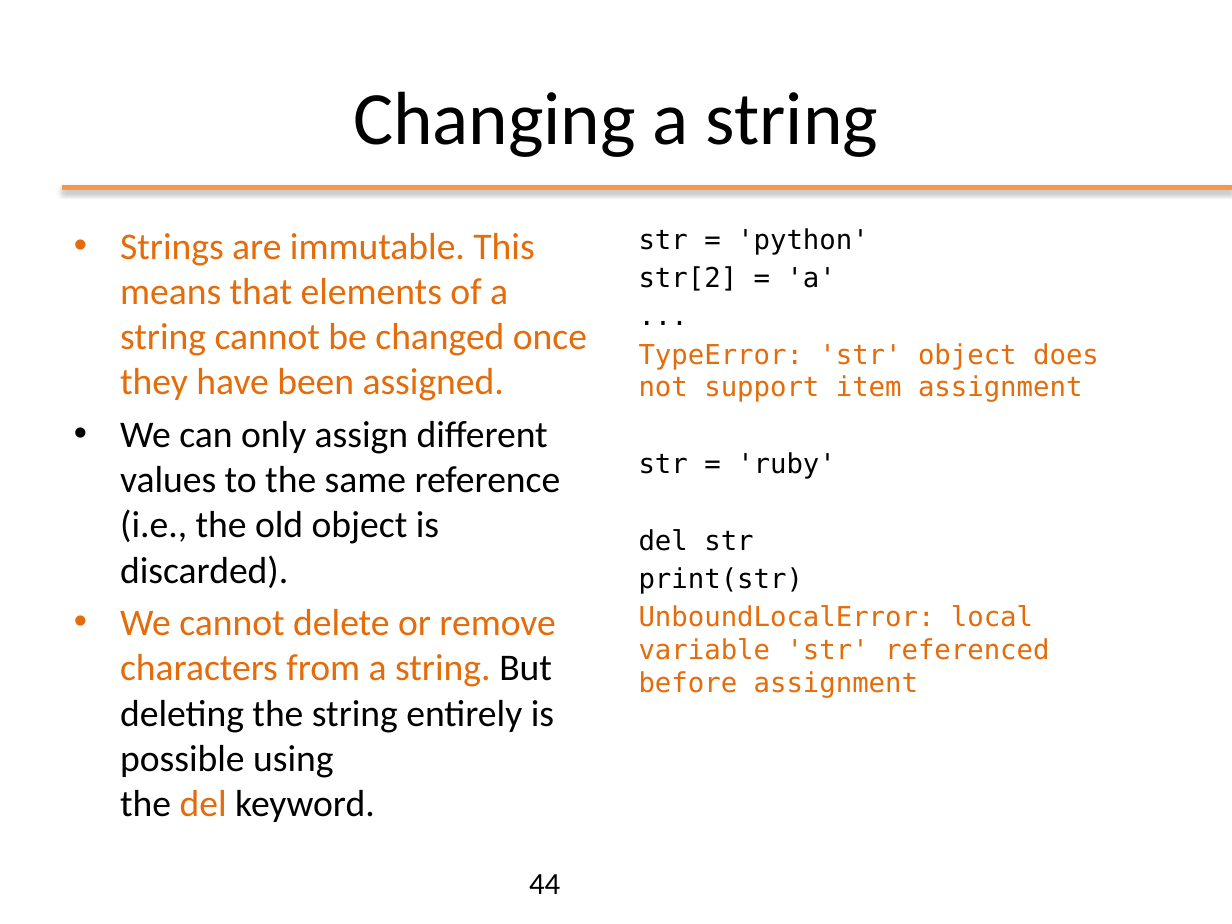
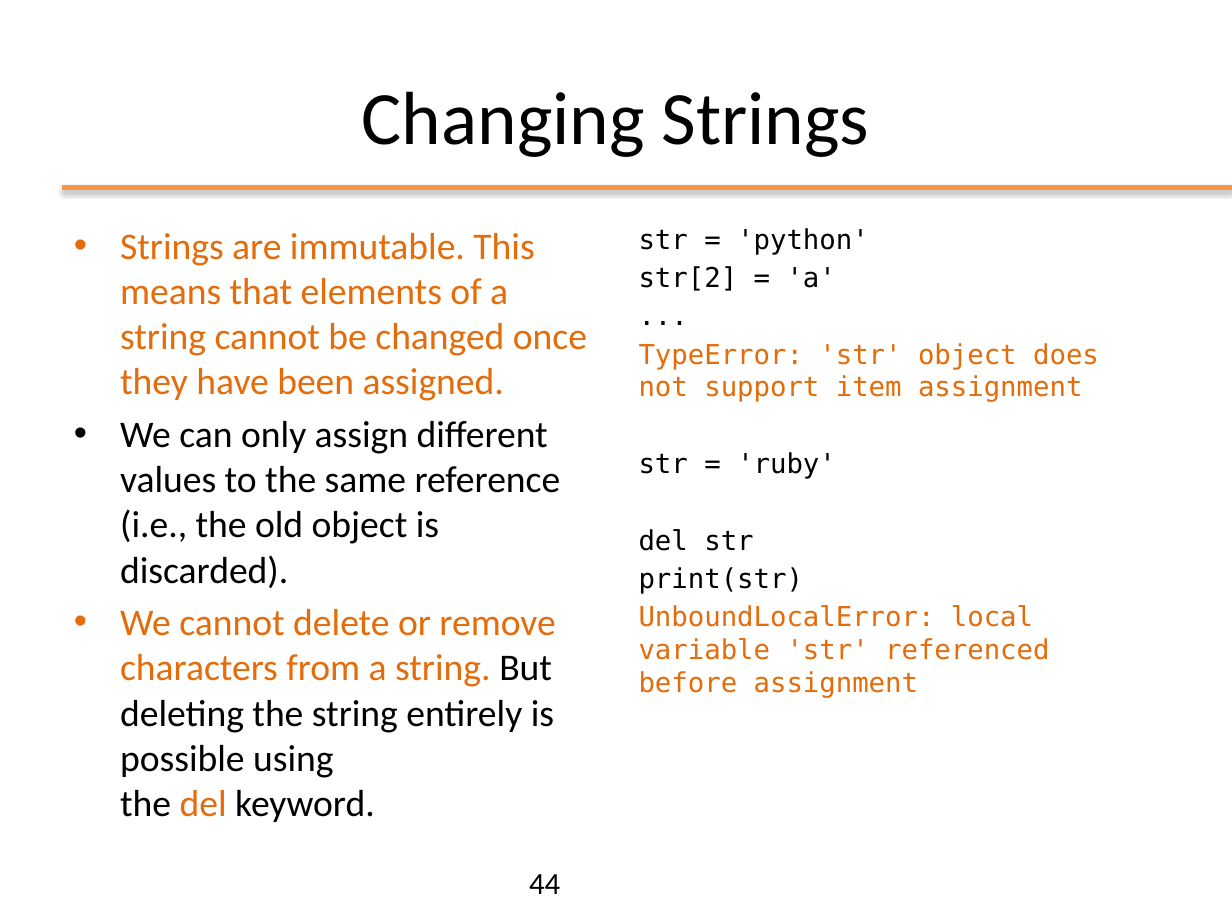
Before and after one commit to nbicocchi/ooprogramming, a slide deck: slide 44 of slides/python/ppt/01 - Python Basics.pptx. Drawn at 1232x924 pixels with LibreOffice and Linux fonts; fonts in the diff are those of the drawing. Boxes give left, top, right and bottom in pixels: in the first picture for what was removed or moved away, otherwise in the second. Text is boxed around its words. In the diff, an @@ line names an element or a change of style, - is before the commit and + after.

```diff
--- a/slides/python/ppt/01 - Python Basics.pptx
+++ b/slides/python/ppt/01 - Python Basics.pptx
@@ title at bbox=[362, 91, 870, 157]: text changed @@
-Changing a string
+Changing Strings
```
Also in this commit, not shown: 6 other slides changed, 2 other files.
